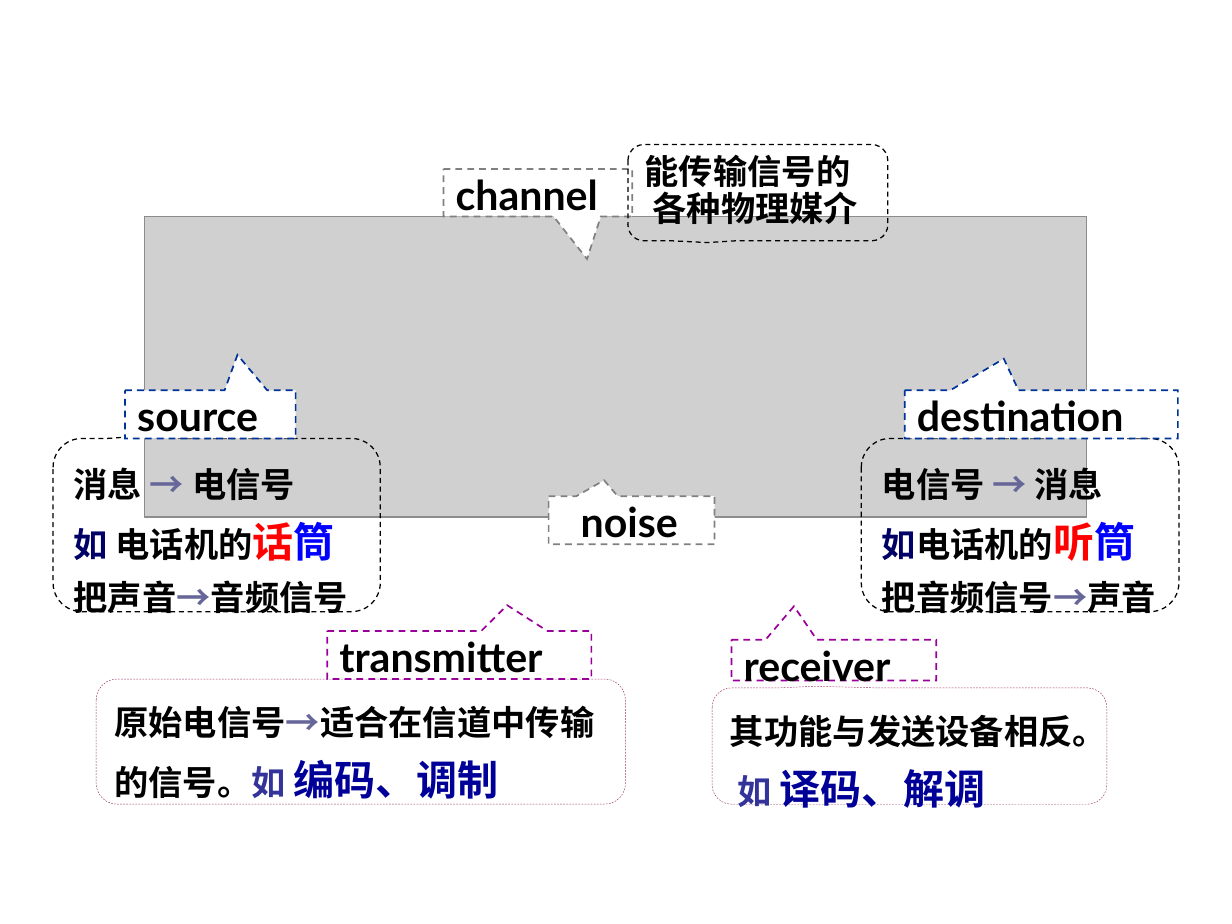
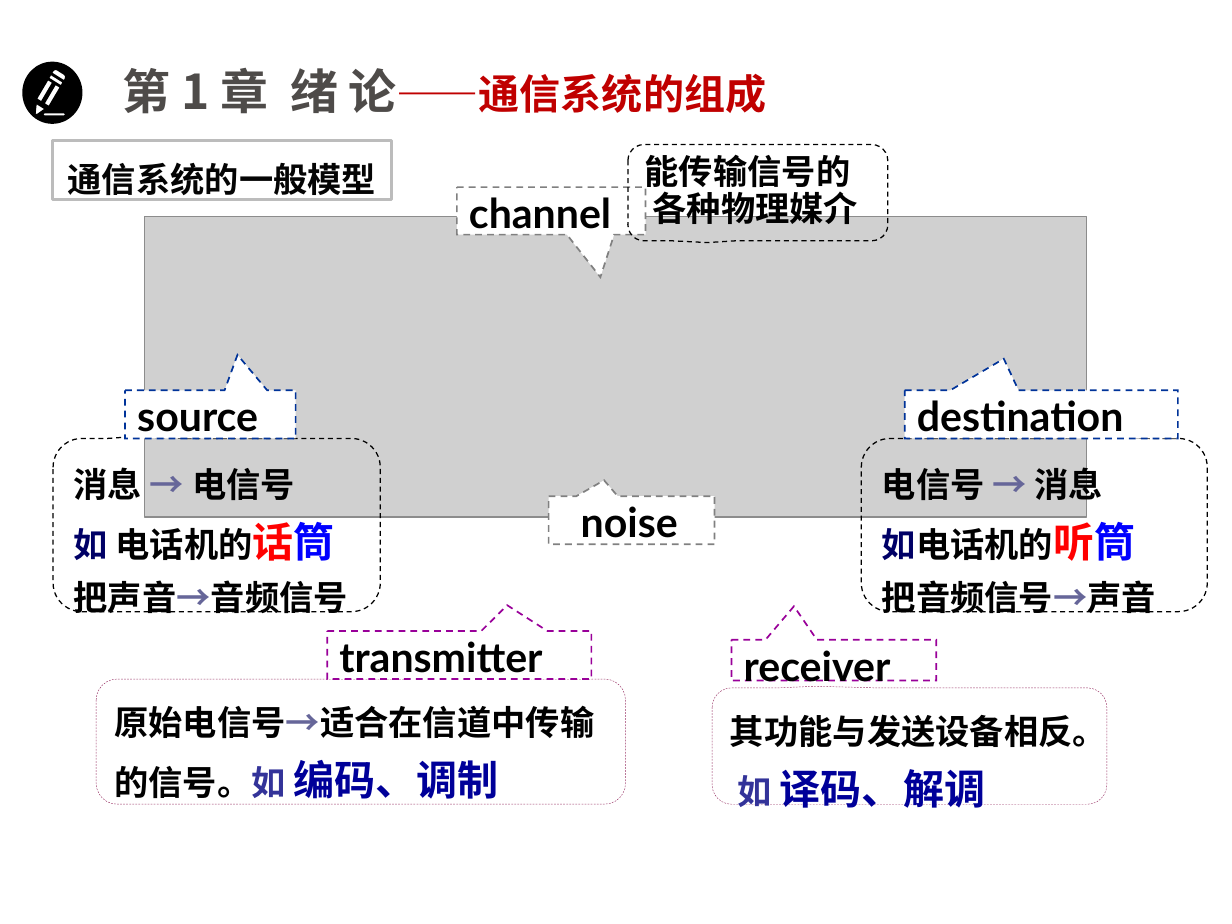
Before and after one commit to Happyday159/course-materials, a slide deck: slide 10 of files/lecture1a.pptx (slide 16 before the commit). Drawn at 1232x924 pixels with LibreOffice and Linux fonts; fonts in the diff are those of the drawing; grey boxes stand for pictures; background and template pictures are left out. Boxes give left, top, right and bottom in pixels: in the first picture for what was removed or moved away, otherwise in the second. Text is boxed around its words. In the diff, an @@ line names an element or a change of style, - is before the commit and + after.

```diff
--- a/files/lecture1a.pptx
+++ b/files/lecture1a.pptx
@@ freeform shape added at <box>22,62,83,123</box>, fill #000000 @@
@@ text added at <box>123,68,767,114</box>, 24 pt, text #C00000, bold @@
+第 1 章 绪 论——通信系统的组成
@@ rectangle added at <box>53,140,392,200</box>, fill #FFFFFF, outline #BDBDBD 2 pt, 20 pt, text #040404, bold @@
+通信系统的一般模型
@@ speech box "channel": place and size @@
-speech box "channel" at <box>444,169,632,217</box>
+speech box "channel" at <box>457,187,646,235</box>
@@ rounded speech box "电信号 → 消息": place and size @@
-rounded speech box "电信号 → 消息" at <box>861,439,1179,612</box>
+rounded speech box "电信号 → 消息" at <box>861,439,1207,612</box>
```
Also in this commit, not shown: 11 other slides changed, 7 slides added, 15 slides removed, 2 other files.
